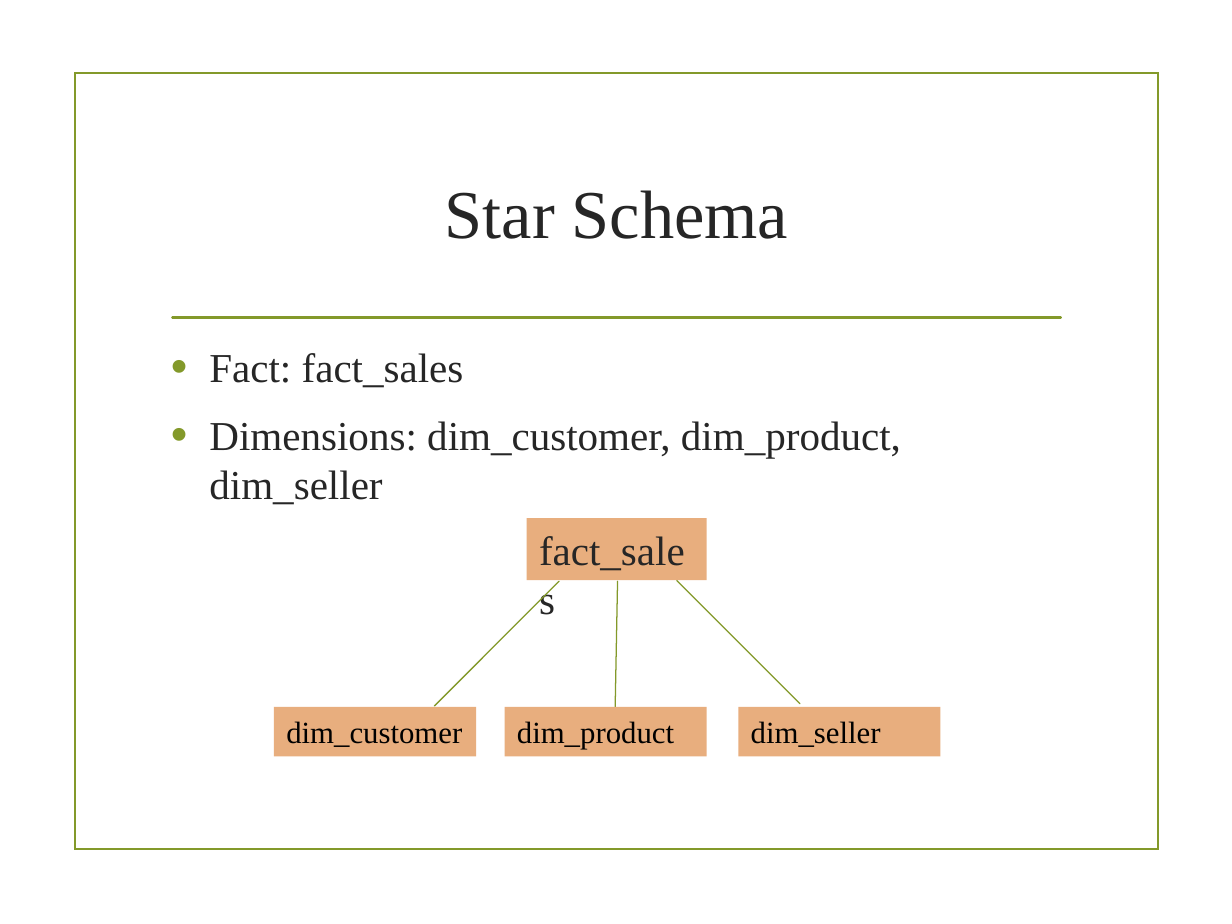
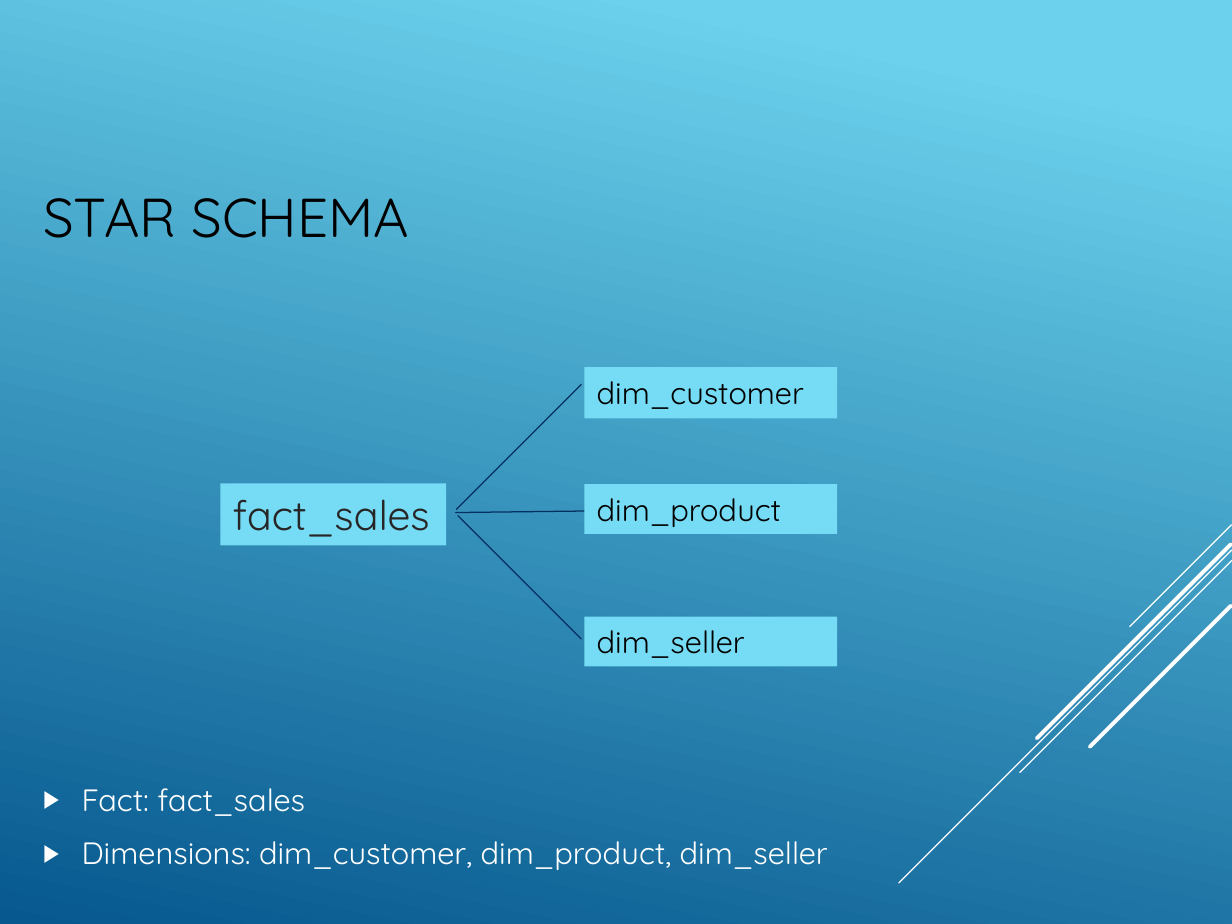
Before and after one commit to weihg27/ecommerce-project, a slide deck: slide 3 of slices/Olist_Ecommerce_Project_Presentation.pptx. Drawn at 1232x924 pixels with LibreOffice and Linux fonts; fonts in the diff are those of the drawing; background and template pictures are left out. Boxes give left, top, right and bottom in pixels: in the first picture for what was removed or moved away, otherwise in the second. Text is boxed around its words. In the diff, an @@ line names an element or a change of style, - is before the commit and + after.

```diff
--- a/slices/Olist_Ecommerce_Project_Presentation.pptx
+++ b/slices/Olist_Ecommerce_Project_Presentation.pptx
@@ background picture (left out) to gradient #6ED2EB to #06588E @@
@@ rectangle removed at (75,73,1158,849) @@
@@ title at (43,198,409,238): text changed; size 40 to 32 pt; font Times New Roman to Quicksand; text colour #262626 to #000000 @@
-Star Schema
+STAR SCHEMA
@@ line removed from (172, 318) to (1061, 318) @@
@@ line moved from (559, 582) - (435, 706) to (582, 384) - (457, 509) @@
@@ line (582, 384) - (457, 509): stroke #83992A 0.75 pt to #052F61 0.75 pt @@
@@ rectangle "dim_customer": place and size @@
-rectangle "dim_customer" at (274,707,476,756)
+rectangle "dim_customer" at (584,367,837,419)
@@ rectangle "fact_sales": place and size @@
-rectangle "fact_sales" at (527,519,707,580)
+rectangle "fact_sales" at (221,483,446,545)
@@ font Times New Roman to Quicksand; fill #E8AE7E to #76DBF4 in 4 elements at (584,617,837,667), (221,483,446,545), (584,367,837,419), (584,484,837,533) @@
@@ rectangle "dim_product": place and size @@
-rectangle "dim_product" at (505,707,707,756)
+rectangle "dim_product" at (584,484,837,533)
@@ line added from (590, 511) to (456, 513), #052F61 0.75 pt @@
@@ line moved from (676, 580) - (800, 703) to (458, 516) - (582, 639) @@
@@ line (458, 516) - (582, 639): stroke #83992A 0.75 pt to #052F61 0.75 pt @@
@@ line removed from (617, 582) to (615, 707) @@
@@ rectangle "dim_seller": place and size @@
-rectangle "dim_seller" at (738,707,940,756)
+rectangle "dim_seller" at (584,617,837,667)
@@ group added at (899,525,1232,883): 5 lines @@
@@ text "Fact: fact_sales": place and size @@
-text "Fact: fact_sales" at (209,355,901,505)
+text "Fact: fact_sales" at (82,788,828,870)
@@ text "Fact: fact_sales" at (82,788,828,870): size 24 to 18 pt, font Times New Roman to Quicksand, text colour #262626 to #FFFFFF; bullet • to ▶; less space between paragraphs; bullet colour #83992A to #FFFFFF; vertical alignment top to middle @@
```
Also in this commit, not shown: 6 other slides changed, 8 slides added, 2 slides removed, 1 other file.
